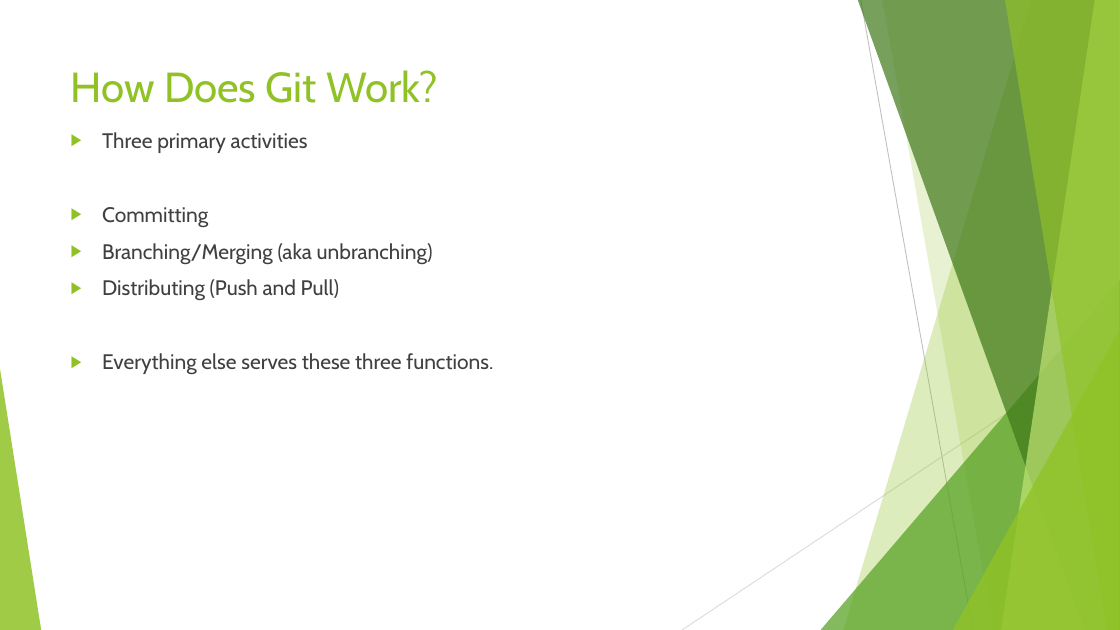
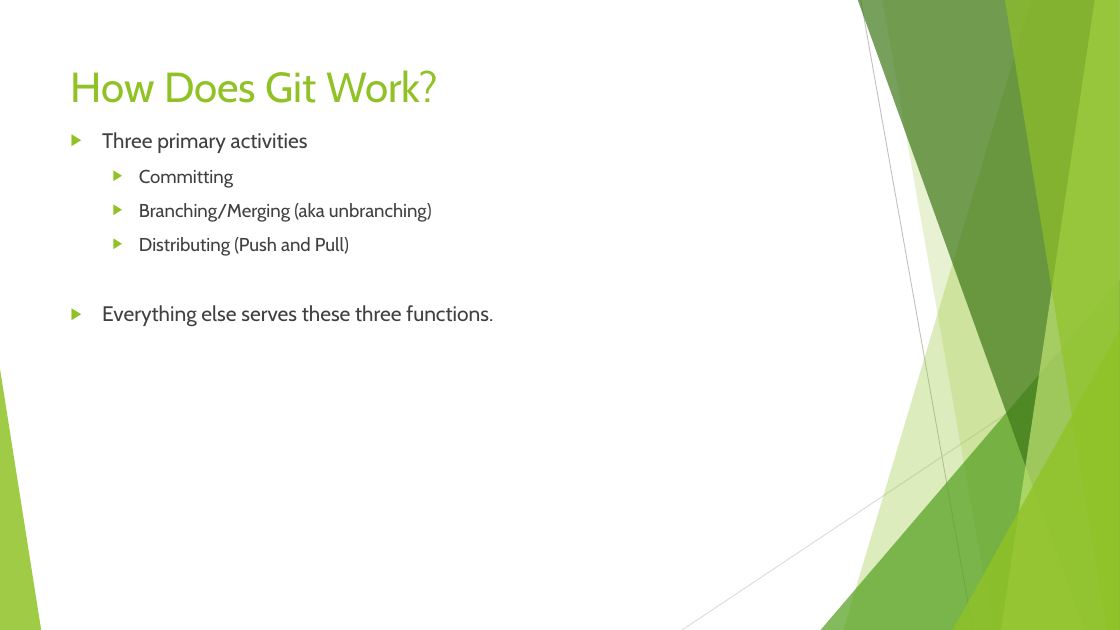
Before and after one commit to sethkaz/git-presentation, a slide deck: slide 9 of Git and LV.pptx (slide 8 before the commit). Drawn at 1120x630 pixels with LibreOffice and Linux fonts; fonts in the diff are those of the drawing. Boxes give left, top, right and bottom in pixels: in the first picture for what was removed or moved away, otherwise in the second. Text is boxed around its words. In the diff, an @@ line names an element or a change of style, - is before the commit and + after.

```diff
--- a/Git and LV.pptx
+++ b/Git and LV.pptx
@@ text at [139,169,432,256]: size 18 to 16 pt in "Committing", "Branching/Merging (aka unbranching)", "Distributing (Push and Pull)"; list level 1 to 2 in "Committing"; list level 1 to 2 in "Branching/Merging (aka unbranching)"; list level 1 to 2 in "Distributing (Push and Pull)" @@
```
Also in this commit, not shown: 3 other slides changed, 4 slides added.
